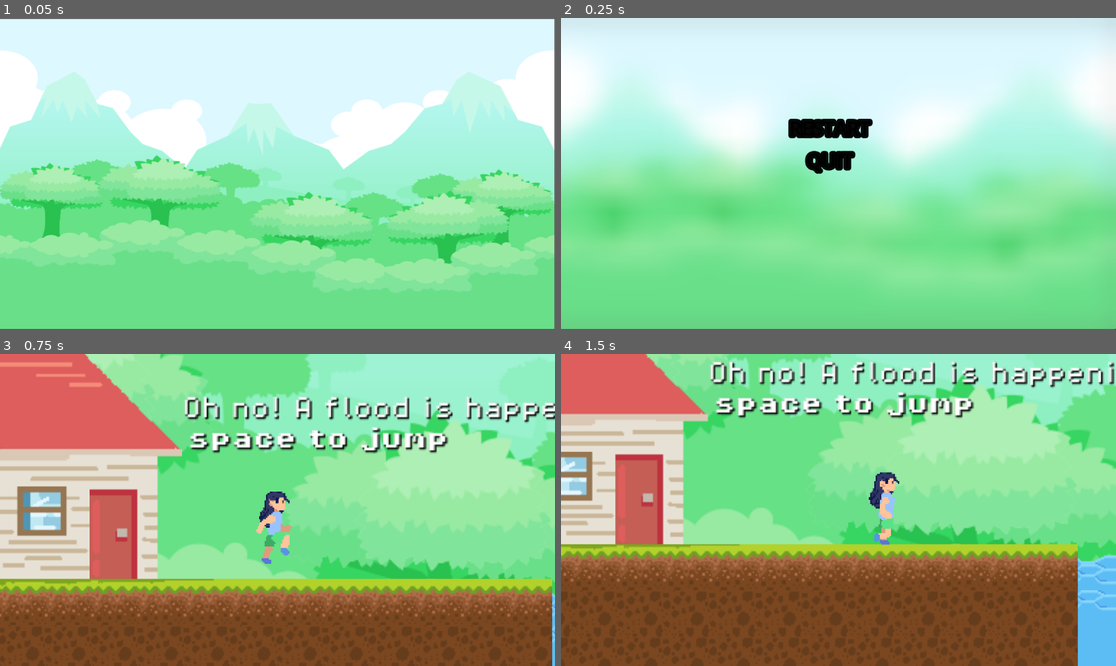
Above: before the commit, frames 1-4 (two rows, left to right).
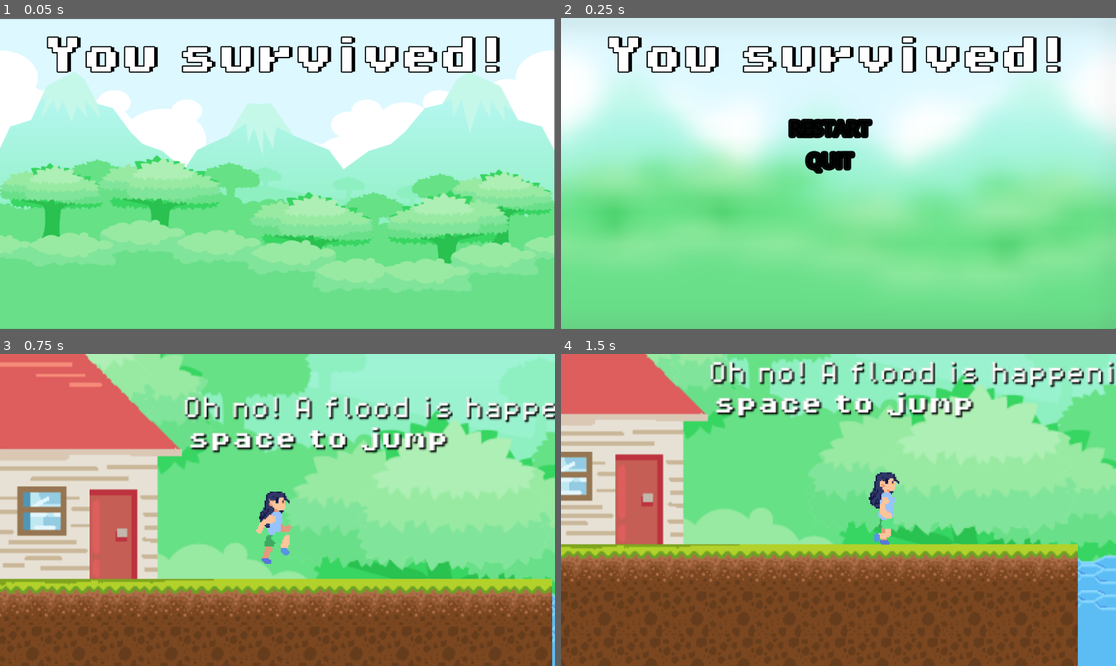
Above: after the commit, the same moments.

Repository: Jeijito/Hackaton-Floody-Plan
Game: Godot game, scene res://Scene/UI/you_win.tscn
Same seed, same stepped clock (60 frames per second), same inputs: the game is played once before the commit and once after it. This scene is started directly instead of the project's main scene.
Inputs:
- Up to frame 1 (0.05 s): no input
- Up to frame 2 (0.25 s): no input
- Up to frame 3 (0.75 s): click "RESTART" at 0.5 s
- Up to frame 4 (1.5 s): hold Right (move_right) from 1.28 s (still down)

The runs differ from the first frame. In frame 1, 5.0% of the frame differs, in the area x 8-91%, y 5-18%; in frame 2, 5.0%; in frame 3, nothing differs; in frame 4, nothing differs.

Commit message:
Winaihdao

Diff:
--- a/Scene/UI/you_win.tscn
+++ b/Scene/UI/you_win.tscn
@@ -1,8 +1,9 @@
-[gd_scene load_steps=10 format=3 uid="uid://dd1jmondvijqq"]
+[gd_scene load_steps=11 format=3 uid="uid://dd1jmondvijqq"]
 
 [ext_resource type="Script" path="res://Scene/UI/you_win.gd" id="1_b3o2g"]
 [ext_resource type="Texture2D" uid="uid://dsqx8nygn8l2m" path="res://Assets/h2o hackathon assets/freetileset/png/BG/BG.png" id="2_wbwbm"]
 [ext_resource type="Shader" path="res://Scene/UI/restart.gdshader" id="3_vql0c"]
+[ext_resource type="FontFile" uid="uid://ck6f8thibspcd" path="res://Assets/h2o hackathon assets/fonts/PixelOperator8-Bold.ttf" id="4_iki0y"]
 
 [sub_resource type="ShaderMaterial" id="ShaderMaterial_3q0ol"]
 shader = ExtResource("3_vql0c")
@@ -188,6 +189,24 @@
 libraries = {
 "": SubResource("AnimationLibrary_owjxk")
 }
+
+[node name="Label" type="Label" parent="."]
+layout_mode = 1
+anchors_preset = 10
+anchor_right = 1.0
+offset_left = 225.0
+offset_top = 41.0
+offset_right = 875.0
+offset_bottom = 151.0
+grow_horizontal = 2
+theme_override_colors/font_shadow_color = Color(0, 0, 0, 1)
+theme_override_colors/font_outline_color = Color(0, 0, 0, 1)
+theme_override_constants/shadow_offset_x = 7
+theme_override_constants/shadow_offset_y = 0
+theme_override_constants/outline_size = 10
+theme_override_fonts/font = ExtResource("4_iki0y")
+theme_override_font_sizes/font_size = 80
+text = "You survived!"
 
 [node name="VBoxContainer" type="VBoxContainer" parent="."]
 modulate = Color(1, 1, 1, 0)
--- a/Scripts/area_2d.gd
+++ b/Scripts/area_2d.gd
@@ -6,3 +6,4 @@
 func _on_body_entered(body):
 	died.emit()
 	(body as CharacterBody2D).stop()
+	get_tree().change_scene_to_file("res://Scene/restart/restart.tscn")
--- a/Scripts/character_body_2d.gd
+++ b/Scripts/character_body_2d.gd
@@ -56,4 +56,3 @@
 	gravity = 0
 	alive = false
 	velocity = Vector2.ZERO
-	get_tree().change_scene_to_file("res://Scene/restart/restart.tscn")
